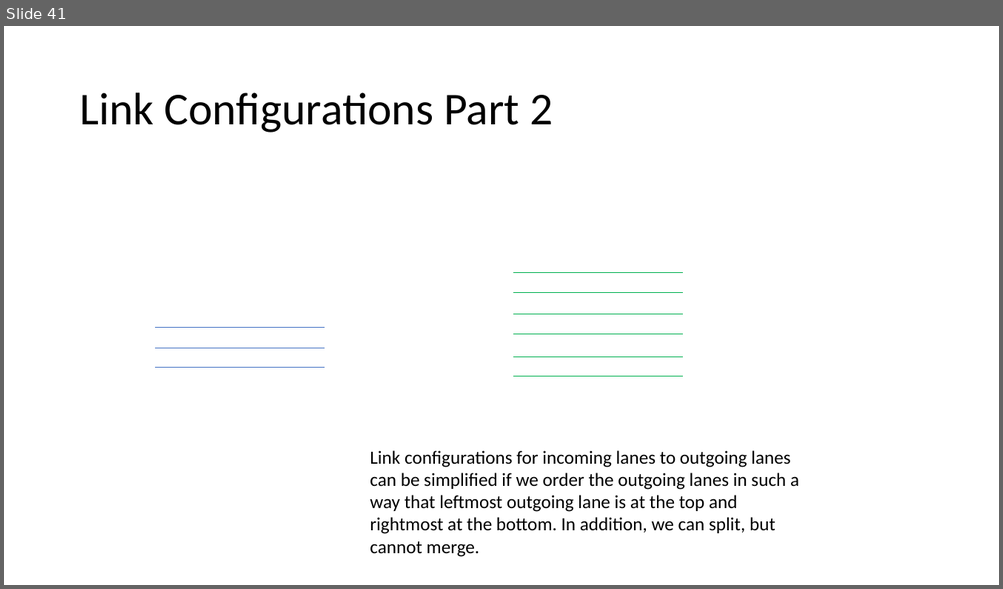
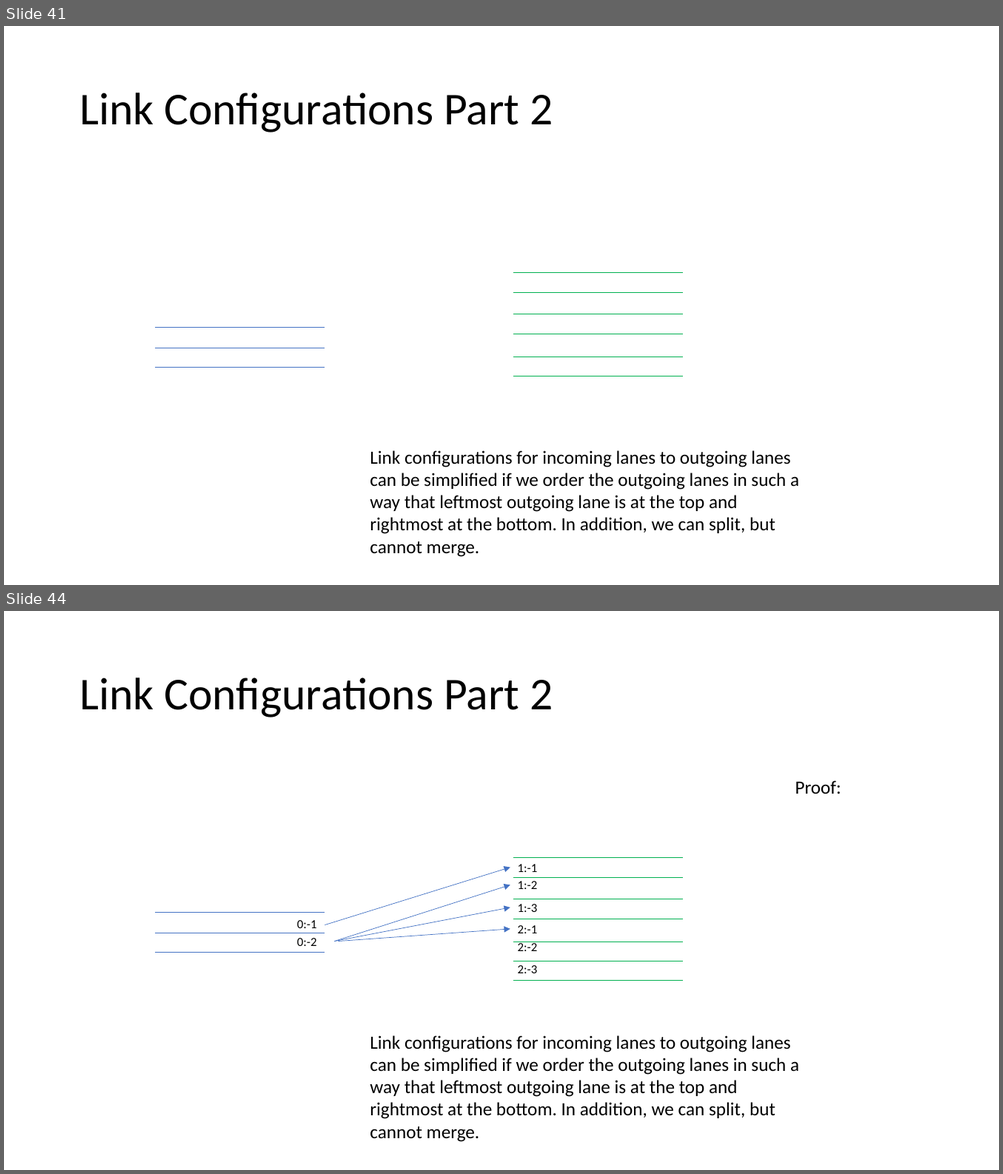
Before and after one commit to AugmentedDesignLab/junction-art, a slide deck: plan/challenges.pptx. Shown one above the other, each under a label of ours: slide 41 before the commit, slides 41 and 44 after it; the slides between them are not shown. The pictures are 1003x589 and 1003x1174 pixels, drawn with LibreOffice and Linux fonts; fonts in the diff are those of the drawing. Boxes give left, top, right and bottom in pixels: in the first picture for what was removed or moved away, otherwise in the second. Text is boxed around its words. In the diff, an @@ line names an element or a change of style, - is before the commit and + after.

```diff
--- a/plan/challenges.pptx
+++ b/plan/challenges.pptx
@@ slide 44 added at (x1=4, y1=611, x2=999, y2=1170), background #FFFFFF @@
@@ title added at (x1=79, y1=678, x2=552, y2=718), 44 pt, text #000000 @@
+Link Configurations Part 2
@@ text added at (x1=795, y1=780, x2=841, y2=794), 18 pt, text #000000 @@
+Proof:
@@ arrow added from (325, 925) to (510, 868), #4472C4 0.5 pt @@
@@ line added from (513, 858) to (683, 858), #00B050 0.5 pt @@
@@ text added at (x1=518, y1=864, x2=538, y2=872), 12 pt, text #000000 @@
+1:-1
@@ arrow added from (335, 942) to (510, 885), #4472C4 0.5 pt @@
@@ line added from (513, 877) to (683, 877), #00B050 0.5 pt @@
@@ line added from (513, 899) to (683, 899), #00B050 0.5 pt @@
@@ text added at (x1=518, y1=881, x2=538, y2=889), 12 pt, text #000000 @@
+1:-2
@@ line added from (155, 912) to (325, 912), #4472C4 0.5 pt @@
@@ text added at (x1=297, y1=920, x2=317, y2=928), 12 pt, text #000000 @@
+0:-1
@@ arrow added from (335, 942) to (510, 908), #4472C4 0.5 pt @@
@@ line added from (513, 919) to (683, 919), #00B050 0.5 pt @@
@@ text added at (x1=518, y1=904, x2=538, y2=912), 12 pt, text #000000 @@
+1:-3
@@ line added from (155, 934) to (325, 934), #4472C4 0.5 pt @@
@@ text added at (x1=297, y1=938, x2=317, y2=946), 12 pt, text #000000 @@
+0:-2
@@ arrow added from (338, 942) to (510, 929), #4472C4 0.5 pt @@
@@ line added from (513, 943) to (683, 943), #00B050 0.5 pt @@
@@ text added at (x1=518, y1=925, x2=538, y2=934), 12 pt, text #000000 @@
+2:-1
@@ text added at (x1=518, y1=942, x2=538, y2=951), 12 pt, text #000000 @@
+2:-2
@@ line added from (155, 953) to (325, 953), #4472C4 0.5 pt @@
@@ line added from (513, 962) to (683, 962), #00B050 0.5 pt @@
@@ text added at (x1=518, y1=965, x2=538, y2=974), 12 pt, text #000000 @@
+2:-3
@@ line added from (513, 980) to (683, 980), #00B050 0.5 pt @@
@@ text added at (x1=370, y1=1036, x2=799, y2=1142), 18 pt, text #000000 @@
+Link configurations for incoming lanes to outgoing lanes can be simplified if we order the outgoing lanes in such a way that leftmost outgoing lane is at the top and rightmost at the bottom. In addition, we can split, but cannot merge.
```
Also in this commit, not shown: 3 other slides added, 3 other files.
